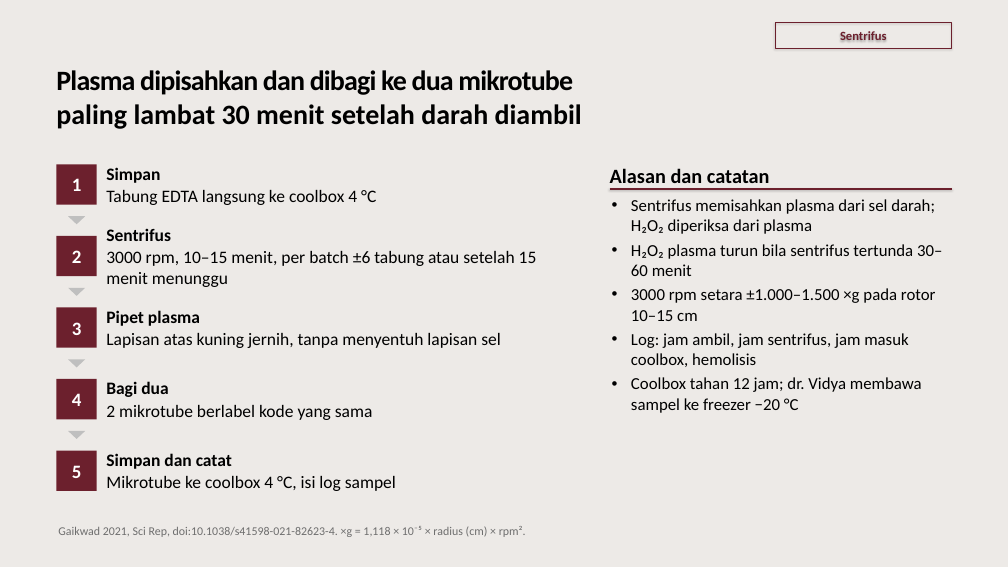
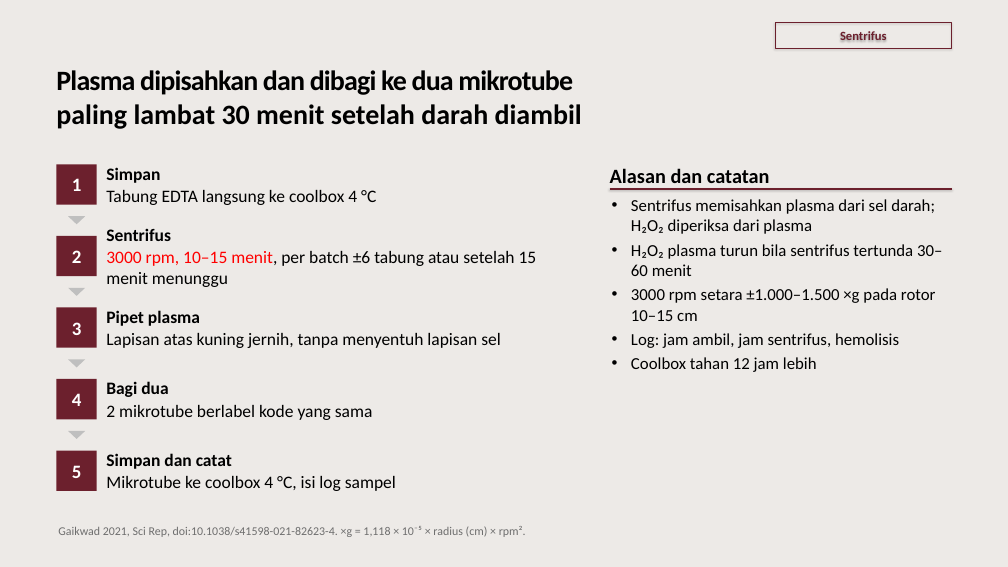
Before and after one commit to myrinne/ClaudeCode-Output, a slide deck: slide 11 of Techmeet Vendor Tesis/Techmeet Vendor - Hari H.pptx (slide 8 before the commit). Drawn at 1008x567 pixels with LibreOffice and Linux fonts; fonts in the diff are those of the drawing. Boxes give left, top, right and bottom in pixels: in the first picture for what was removed or moved away, otherwise in the second. Text is boxed around its words. In the diff, an @@ line names an element or a change of style, - is before the commit and + after.

```diff
--- a/Techmeet Vendor Tesis/Techmeet Vendor - Hari H.pptx
+++ b/Techmeet Vendor Tesis/Techmeet Vendor - Hari H.pptx
@@ text at box(106, 251, 537, 287): text colour #000000 to #FF0000 in "3000 rpm, 10–15 menit," @@
@@ text at box(631, 333, 899, 372): text changed @@
-• Log: jam ambil, jam sentrifus, jam masuk coolbox, hemolisis
-• Coolbox tahan 12 jam; dr. Vidya membawa sampel ke freezer −20 °C
+• Log: jam ambil, jam sentrifus, hemolisis
+• Coolbox tahan 12 jam lebih
```
Also in this commit, not shown: 9 other slides changed, 3 slides added, 1 slide removed.
